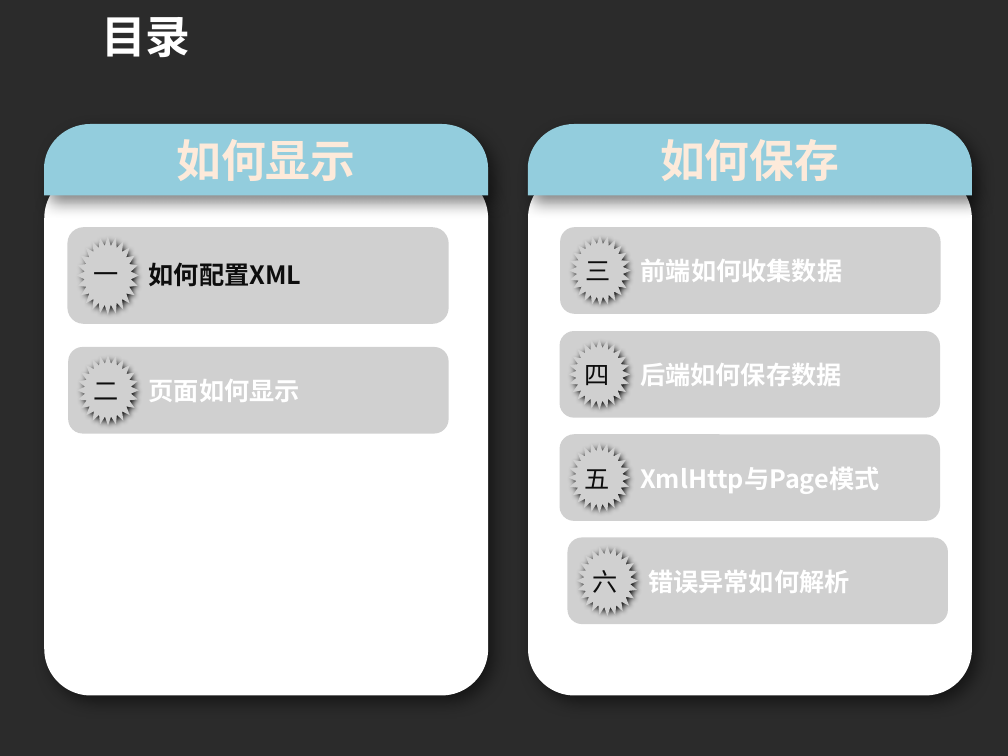
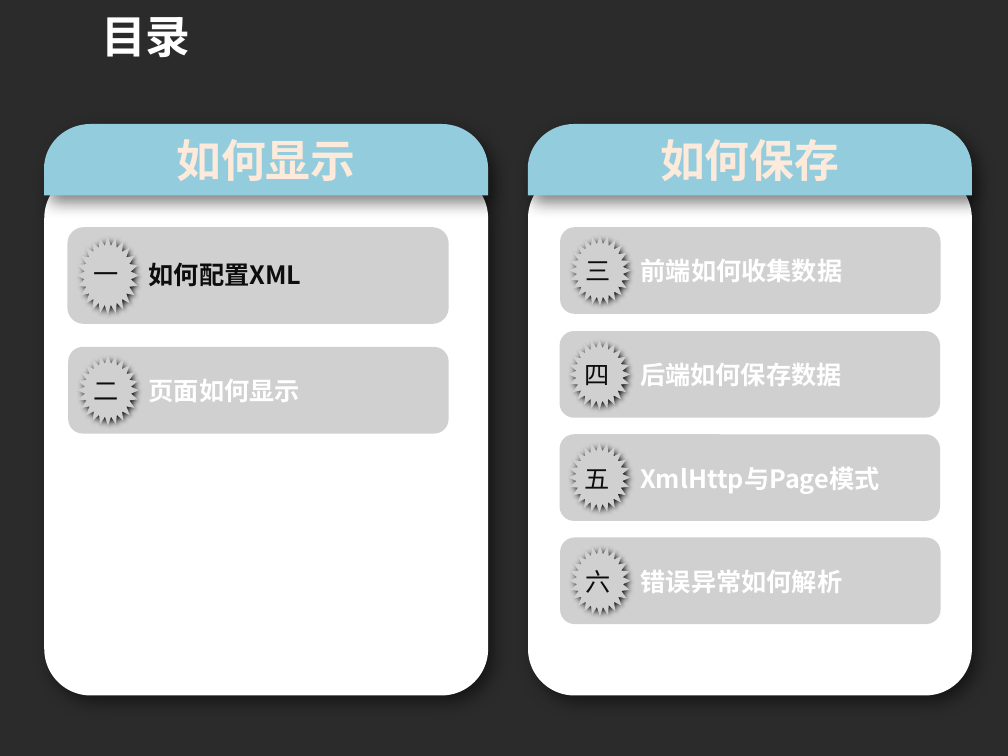
Before and after one commit to cwzyj157/Document, a slide deck: slide 2 of 技术分享/讲解AppForm.pptx. Drawn at 1008x756 pixels with LibreOffice and Linux fonts; fonts in the diff are those of the drawing; grey boxes stand for pictures; background and template pictures are left out; a plain dark background stands for a picture behind light text. Boxes give left, top, right and bottom in pixels: in the first picture for what was removed or moved away, otherwise in the second. Text is boxed around its words. In the diff, an @@ line names an element or a change of style, - is before the commit and + after.

```diff
--- a/技术分享/讲解AppForm.pptx
+++ b/技术分享/讲解AppForm.pptx
@@ picture: place and size @@
-picture at <box>568,537,948,624</box>
+picture at <box>560,537,940,624</box>
@@ 2 texts, 1 picture: place and size @@
-2 texts, 1 picture at <box>577,545,850,616</box>
+2 texts, 1 picture at <box>570,545,843,616</box>
```
Also in this commit, not shown: 9 other slides changed, 9 slides added, 1 slide removed, 2 other files.
